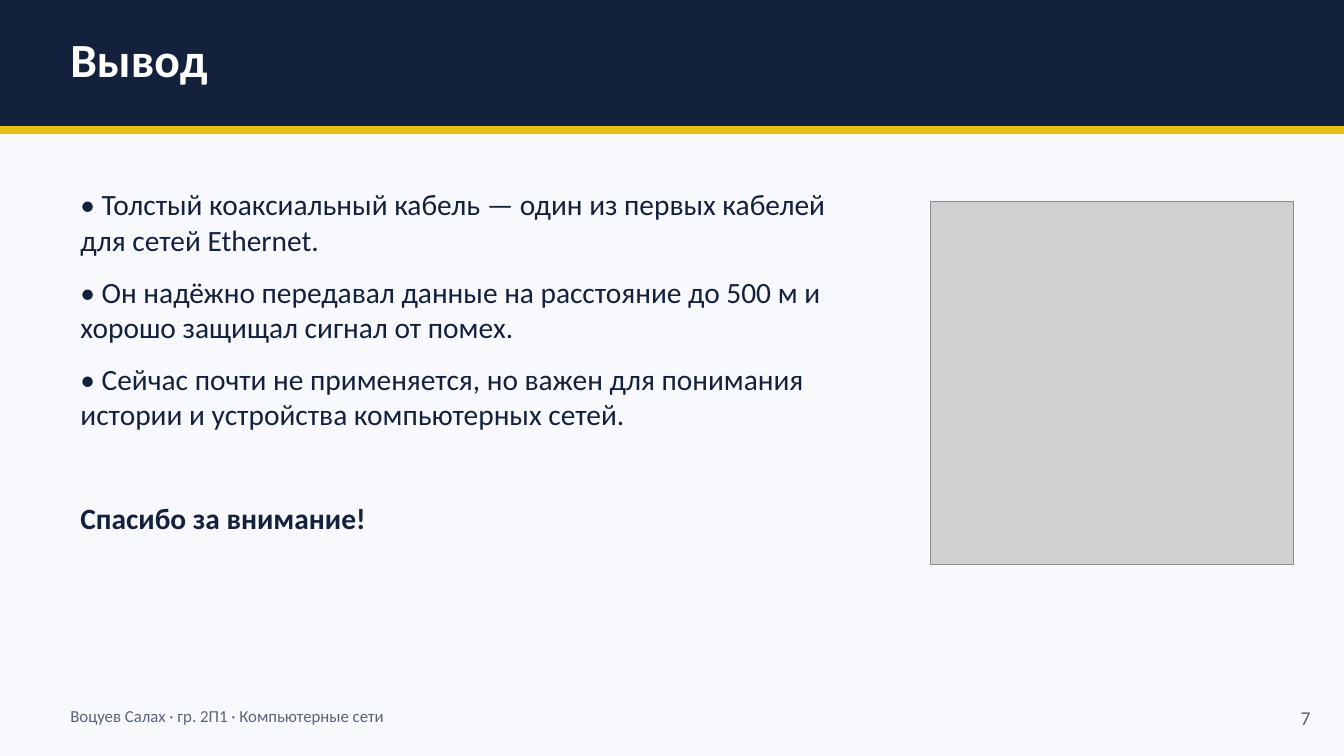
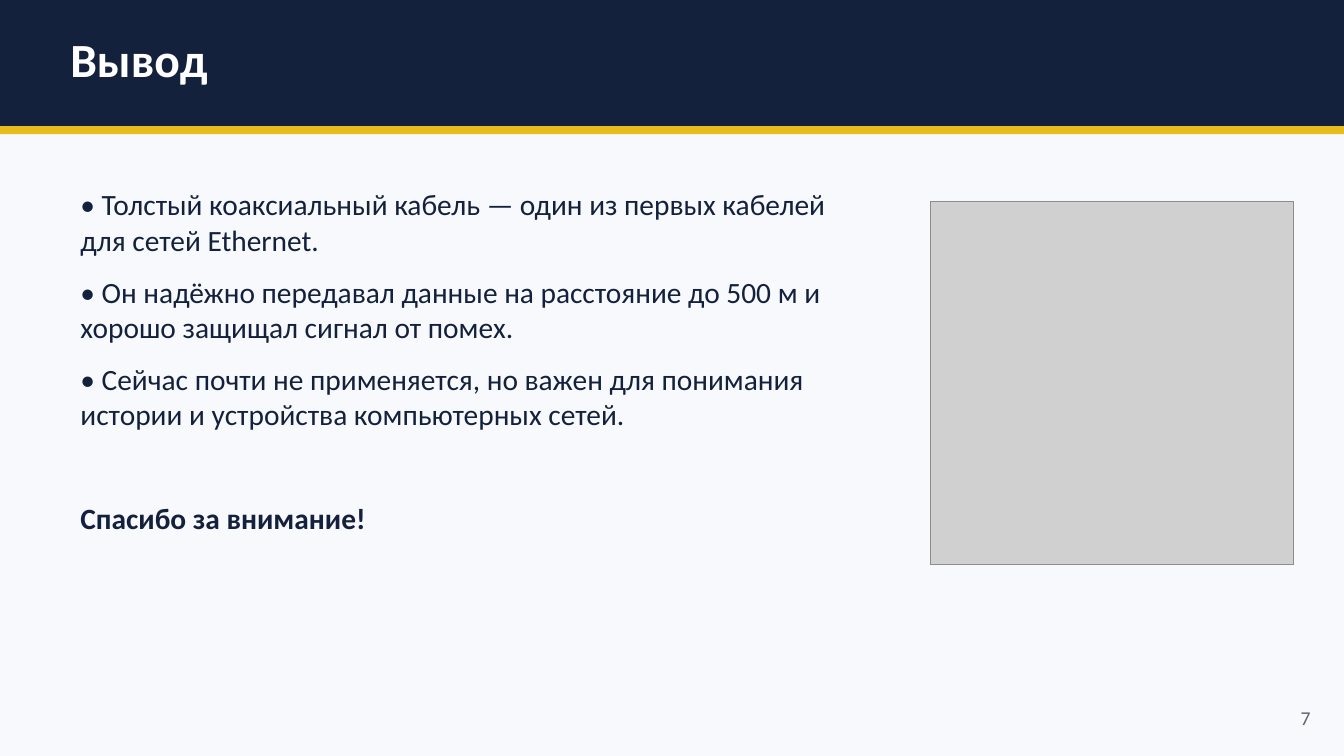
Before and after one commit to salahvocuev96-lang/di.style, a slide deck: slide 7 of presentation/Толстый_коаксиальный_кабель.pptx. Drawn at 1344x756 pixels with LibreOffice and Linux fonts; fonts in the diff are those of the drawing; grey boxes stand for pictures. Boxes give left, top, right and bottom in pixels: in the first picture for what was removed or moved away, otherwise in the second. Text is boxed around its words. In the diff, an @@ line names an element or a change of style, - is before the commit and + after.

```diff
--- a/presentation/Толстый_коаксиальный_кабель.pptx
+++ b/presentation/Толстый_коаксиальный_кабель.pptx
@@ text removed at [70, 711, 384, 725] @@
-Воцуев Салах · гр. 2П1 · Компьютерные сети
```
Also in this commit, not shown: 5 other slides changed.
